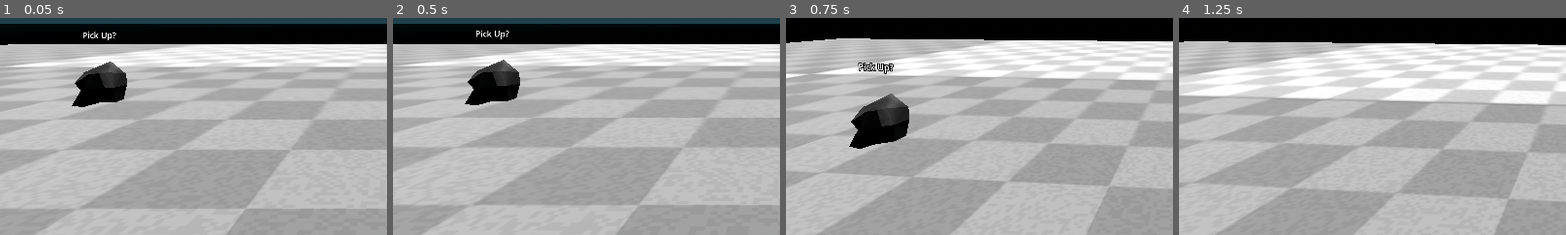
Above: before the commit, frames 1-4 (left to right).
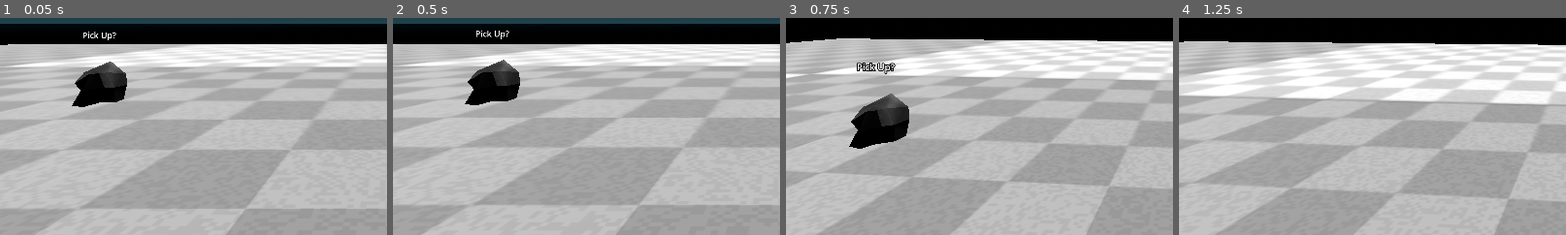
Above: after the commit, the same moments.

Repository: Emerald6468/MissedMyExit
Game: Godot game, scene res://Scenes/TestScenes/ZanderTestScenes/PickUpTest.tscn
Two runs of this game, one before a commit and one after it. Both use one fixed random seed, a clock stepped at 60 frames per second and the inputs below. The project has no main scene, so this scene is started directly.
Inputs (mouse positions are % of the whole screen's width and height, from its top left):
- Up to frame 1 (0.05 s): no input
- Up to frame 2 (0.5 s): no input
- Up to frame 3 (0.75 s): tap Enter (ui_accept) at 0.5 s; move the mouse to (49, 52) at 0.52 s; hold W (Forward) from 0.53 s (still down); tap E (Interact) at 0.6 s
- Up to frame 4 (1.25 s): keep holding W (Forward); tap Enter (ui_accept) at 0.77 s
The pictures show only the part of the screen within x 0-50%, y 49-99%; the shares and areas given below are measured in that part.

Frames 1-2 are identical in both runs. In frame 3, 0.3% of the frame differs, in the area x 18-29%, y 20-26%; in frame 4, nothing differs.

Commit message:
pickup finished

Diff:
--- a/missed-my-exit/Scenes/TestScenes/ZanderTestScenes/PickUpTest.tscn
+++ b/missed-my-exit/Scenes/TestScenes/ZanderTestScenes/PickUpTest.tscn
@@ -44,3 +44,4 @@
 
 [node name="PickupableObject" parent="." unique_id=1743039300 instance=ExtResource("3_w1h60")]
 transform = Transform3D(1, 0, 0, 0, 1, 0, 0, 0, 1, -5.4998927, -0.10753438, -5.415989)
+ObjectType = "Rock"
--- a/missed-my-exit/Scenes/TestScenes/ZanderTestScenes/PickupableObject.tscn
+++ b/missed-my-exit/Scenes/TestScenes/ZanderTestScenes/PickupableObject.tscn
@@ -16,6 +16,7 @@
 [node name="Boulder_1" parent="." unique_id=798069508 instance=ExtResource("2_13v2e")]
 transform = Transform3D(0.29, 0, 0, 0, 0.29, 0, 0, 0, 0.29, 0, 0, 0)
 
-[node name="Label3D" type="Label3D" parent="." unique_id=342850726]
+[node name="PickupText" type="Label3D" parent="." unique_id=342850726]
 transform = Transform3D(1, 0, 0, 0, 1, 0, 0, 0, 1, 0, 1.0009879, 0)
+billboard = 1
 text = "Pick Up?"
--- a/missed-my-exit/Scripts/pickupable_object.gd
+++ b/missed-my-exit/Scripts/pickupable_object.gd
@@ -1,6 +1,10 @@
 extends Area3D
 
+@export var ObjectType: String
+
 var player_nearby = false
+
+
 # Called every frame. 'delta' is the elapsed time since the previous frame.
 func _process(delta: float) -> void:
 	var body_list = get_overlapping_bodies()
@@ -17,5 +21,9 @@
 		player_nearby = false
 	if player_nearby and Global.JustPickedUp:
 		Global.JustPickedUp = false
-		Global.HasRock = true
-		queue_free()
+		if ObjectType != "":
+			#Have all of the different objects it can be here
+			match ObjectType:
+				"Rock":
+					Global.HasRock = true
+			queue_free()
